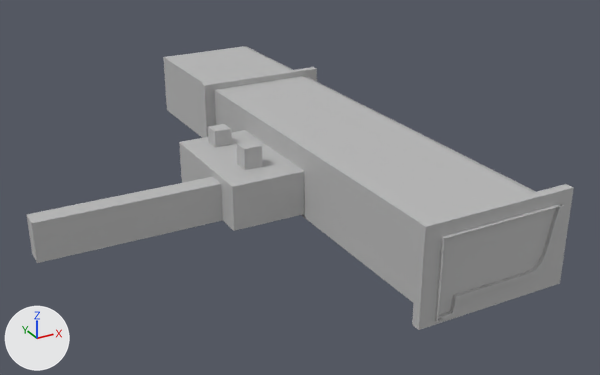
The FBX model FBX/StaticEnviro.fbx as it was, and as the next commit left it.
Before and after are seen from a 50 mm lens placed at (-16.9, -35.8, 17.7), pointed at (1.8, -1.8, 0.7). Every picture has the same lights, and +X, +Y and +Z are marked at lower left. Where no turn or scale is listed for an object, it has been applied to the vertices.

Names of what the first picture shows: 'StaticEnviro2'.
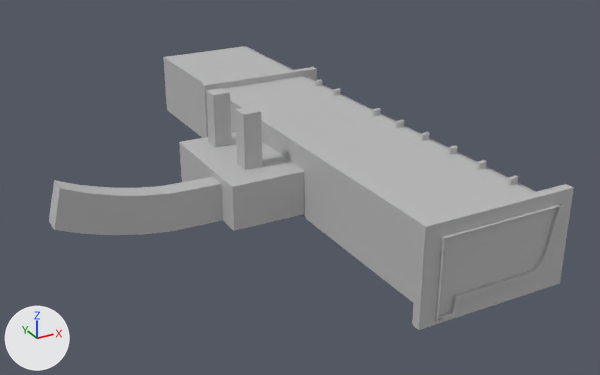
Commit message: static enviro update

What differs and where, as boxes [x1, y1, x2, y2] in the pictures (600 x 375 px):
'StaticEnviro2', reshaped
    before: [26, 46, 574, 330]
    after: [49, 46, 574, 330]
part 1 of me_mesh, built on
    before: [26, 124, 262, 263]
    after: [49, 88, 292, 235]
part 2 of me_mesh, added
    after: [372, 108, 518, 186]
part 3 of me_mesh, added
    after: [315, 79, 341, 96]

Diff of the bpy script that builds the scene:
```diff
--- a/FBX/StaticEnviro.fbx.py
+++ b/FBX/StaticEnviro.fbx.py
@@ me_mesh @@
 # used by ob_staticenviro2; location = (0.0, 0.0, 0.0)
-me_mesh.from_pydata(...)  # 4982 vertices, 8360 faces; spans x -11.5..8.0, y -14.1..15.9, z -0.7..4.1
+me_mesh.from_pydata(...)  # 7306 vertices, 12688 faces; spans x -10.6..8.0, y -14.1..15.9, z -0.7..5.1
+# me_mesh part 1: 10 vertices moved from x -11.5..-0.4, y -2.1..2.6, z 0.0..3.4 to x -10.6..-0.4, y -2.1..2.6, z 1.4..5.1; 2 vertices removed from x -11.5, y -2.1..-1.1, z 0.0..1.9; 1366 vertices added at x -10.6..0.5, y -3.4..3.0, z 0.0..3.3
+# me_mesh part 2: 360 vertices added at x 5.8..7.1, y -11.6..-0.8, z 0.6..3.8
+# me_mesh part 3: 120 vertices added at x 5.8..7.1, y 3.0..5.3, z 0.6..3.8
 me_mesh.materials.append(mat_lambert1)
```
